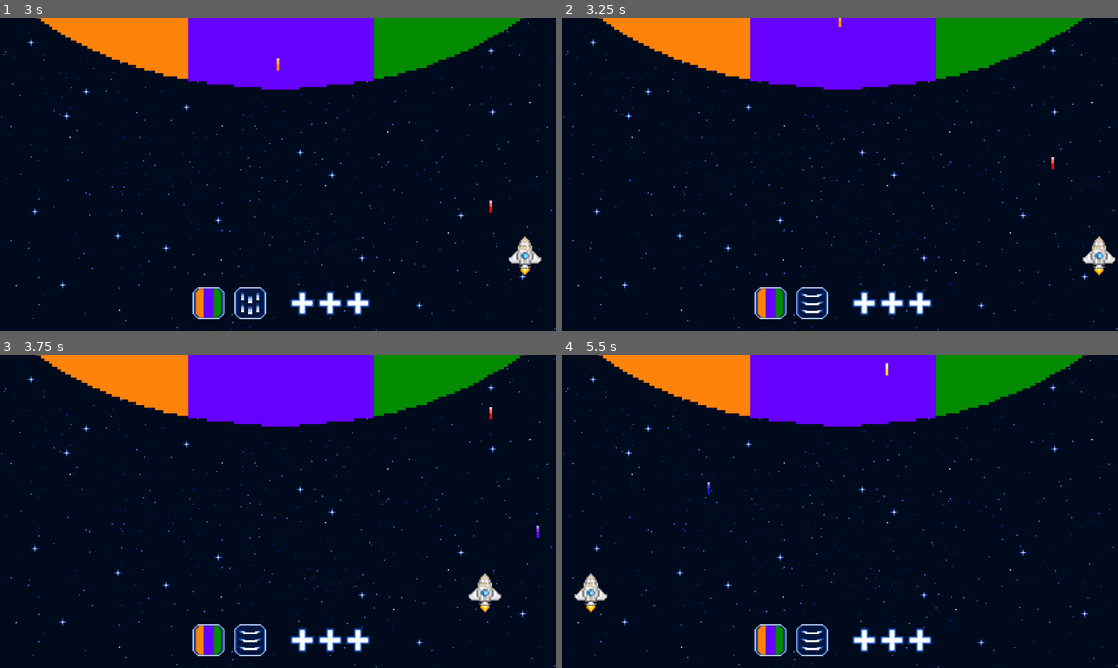
Above: before the commit, frames 1-4 (two rows, left to right).
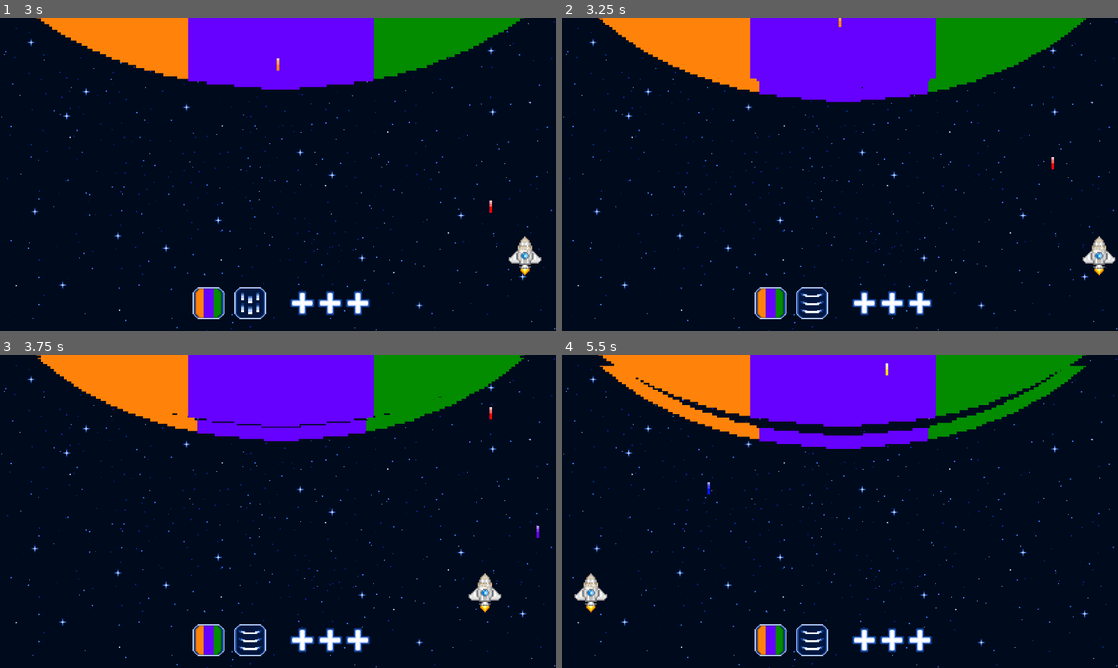
Above: after the commit, the same moments.

Repository: Annars30/GithubRepos-FINAL-project-ver1
Game: Godot game, scene res://Scenes/game.tscn
Two runs of this game, one before a commit and one after it. Both use one fixed random seed, a clock stepped at 60 frames per second and the inputs below.
Inputs:
- Up to frame 1 (3 s): tap Enter at 0.5 s; hold Right (move_right) 0.53-1.28 s; hold B (fire_blue) 0.53-1.28 s; hold Left (move_left) 1.28-2.03 s; tap G (fire_green) at 1.35 s; hold O (fire_orange) 2.03-2.78 s; hold Right (move_right) from 2.03 s (still down); tap R (fire_red) at 2.85 s
- Up to frame 2 (3.25 s): keep holding Right (move_right)
- Up to frame 3 (3.75 s): release Right (move_right) at 3.53 s; hold Left (move_left) from 3.53 s (still down); hold V (fire_violet) from 3.53 s (still down)
- Up to frame 4 (5.5 s): keep holding Left (move_left); release V (fire_violet) at 4.28 s; tap Y (fire_yellow) at 4.35 s; hold B (fire_blue) from 5.03 s (still down)

Frame 1 is identical in both runs. In frame 2, 2.8% of the frame differs, in the area x 6-95%, y 0-27%; in frame 3, 3.2%; in frame 4, 3.8%, in the area x 6-95%, y 3-30%.

Commit message:
Update supernova.gd

Diff:
--- a/Scripts/supernova.gd
+++ b/Scripts/supernova.gd
@@ -1,4 +1,5 @@
 extends CharacterBody2D
+class_name Supernova
 
 @onready var supernova = $AnimatedSprite2D   #supernova
 @onready var supernova_wave3 = $Sprite2D #supernova wave3
@@ -6,6 +7,11 @@
 @onready var supernova_beams3 = $Sprite2D #supernova beams3
 var expand := false
 var expand_speed := 7.0
+@onready var marker_2d: Marker2D = $Marker2D
+@onready var marker_2d_2: Marker2D = $Marker2D2
+var current_color_id : int
+var beam_colors_0 := [1, 2, 4]
+var beam_colors_1 := [0, 1, 2, 3, 4, 5]
 
 
 #DICE1 ACTION EFFECT (3color,6color)
@@ -14,17 +20,15 @@
 	supernova.pause()  # stop animation
 	supernova.set_frame_and_progress(0, 0.0)
 
-func change_color_3():
-	supernova.set_frame_and_progress(1, 0.0)
-
-func change_color_6():
-	supernova.set_frame_and_progress(2, 0.0)
+func change_color(color_id : int):
+	current_color_id = color_id
+	if color_id == 0:
+		supernova.set_frame_and_progress(1, 0.0)
+	elif color_id == 1:
+		supernova.set_frame_and_progress(2, 0.0)
 
 func _on_dice_1_rolled(result: int) -> void:
-	if result == 0:
-		change_color_3()
-	elif result == 1:
-		change_color_6()
+	change_color(result)
 
 
 
@@ -38,24 +42,10 @@
 	if result == 2:
 		expand = true
 	elif result == 0:
-	#+_dice_1_rolled (result: 0):
-		super_beam3_shoot(1)
-		super_beam3_shoot(2)
-		super_beam3_shoot(4)
+		super_beam3_shoot(current_color_id)
+	elif result == 1:
+		wave3_move()
 
-	#WAVE MUST APPEAR ON 2 CONDITIONS - DICE1 (0,1) + DICE 2 (1)
-	#on_dice1_rolled - if result == 0 + on_dice2_rolled - if result == 1 --> wave3 appear
-	#on_dice1_rolled - if result == 1 + on_dice2_rolled - if result == 1 --> wave6 appear
-
-#func wave3_shoot():
-	#_on_dice_1_rolled (result: 0)
-	#_on_dice_2_rolled (result: 1)
-		#wave3_appear()
-
-	#func wave6_shoot():
-	#_on_dice_1_rolled (result: 1)
-	#_on_dice_2_rolled (result: 1)
-		#wave6_appear()
 var wave3_scene = preload("res://Scenes/supernova_wave_3.tscn")
 func wave3_move():
 	var wave = wave3_scene.instantiate()
@@ -73,14 +63,23 @@
 
 var super_beam3 = preload ("res://Scenes/supernova_beam.tscn")
 func super_beam3_shoot(color_id):
-	var supbeam3 = super_beam3.instantiate()
-	#supbeam3.global_position = Vector2(random_x, 1108)
-	supbeam3.direction = Vector2.DOWN
-	supbeam3.color_id = color_id
-	get_tree().current_scene.add_child(supbeam3)
+	if color_id == 0:
+		for number in beam_colors_0:
+			var supbeam3 = super_beam3.instantiate()
+			supbeam3.direction = Vector2.DOWN
 
+			var random_x := randi_range(marker_2d.position.x, marker_2d_2.position.x)
+			add_child(supbeam3)
+			supbeam3.set_color(number)
+			supbeam3.position = Vector2(random_x, marker_2d.position.y)
+			print(supbeam3.position)
+	elif color_id == 1:
+		for number in beam_colors_1:
+			var supbeam3 = super_beam3.instantiate()
+			supbeam3.direction = Vector2.DOWN
 
-
-#func supernova_expand():
-	#supernova.position.y -= position.y * speed - THIS MAKES SUPERNOVA MOVE ABRUPTLY
-	#move_and_slide()
+			var random_x := randi_range(marker_2d.position.x, marker_2d_2.position.x)
+			add_child(supbeam3)
+			supbeam3.set_color(number)
+			supbeam3.position = Vector2(random_x, marker_2d.position.y)
+			print(supbeam3.position)
